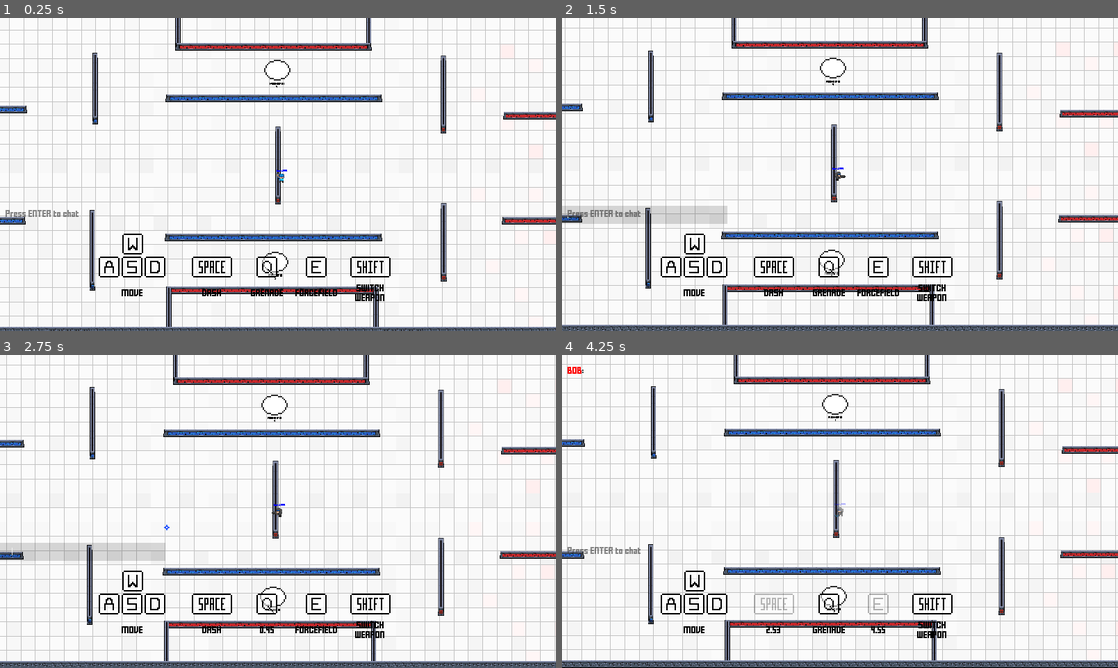
Above: before the commit, frames 1-4 (two rows, left to right).
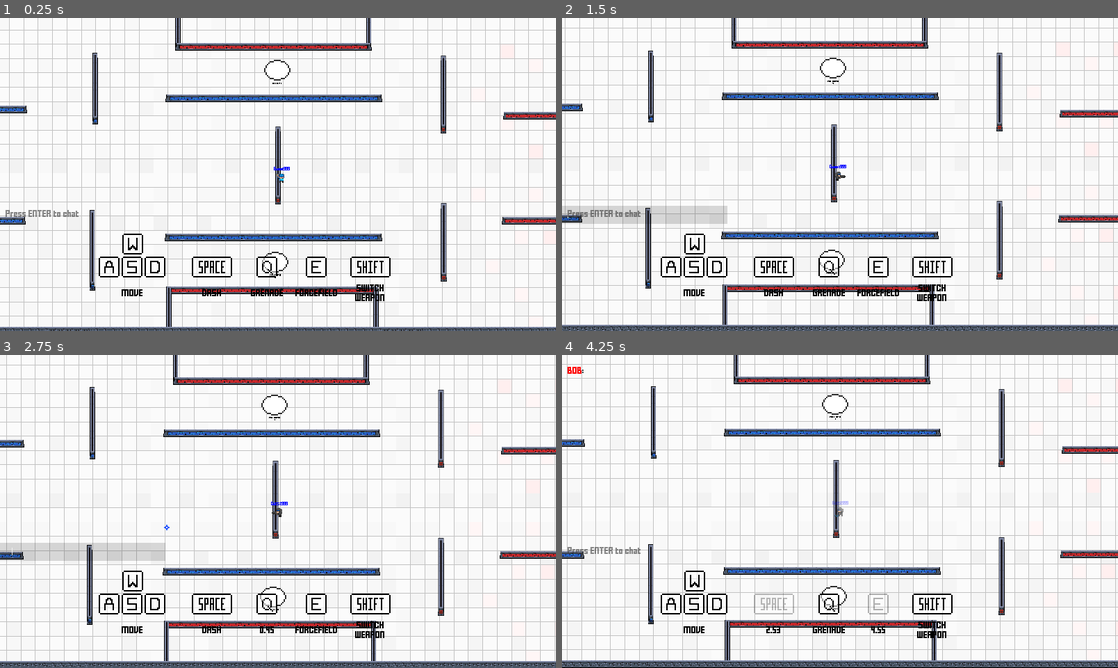
Above: after the commit, the same moments.

Repository: MarshallJDem/SuperCTF
Game: Godot game, scene res://GameContent/Main.tscn
Two runs of this game, one before a commit and one after it. Both use one fixed random seed, a clock stepped at 60 frames per second and the inputs below. This scene is started directly instead of the project's main scene. Sound files missing from this copy of the repository are replaced by a short silence.
Inputs (mouse positions are in pixels of both pictures, inside the frame that each line leads up to):
- Up to frame 1 (0.25 s): no input
- Up to frame 2 (1.5 s): click (645, 215) at 0.52 s; type "12" at 0.6 s; tap Enter at 1.25 s; move the mouse to (962, 158) at 1.27 s; press the mouse at (962, 158) at 1.28 s; hold Right from 1.28 s (still down)
- Up to frame 3 (2.75 s): tap Space at 1.52, 2, 2.27 s; move the mouse to (166, 527) at 2.02 s; release Right at 2.03 s; release the mouse at (166, 527) at 2.03 s; hold Down from 2.03 s (still down); right-click (166, 527) at 2.1 s
- Up to frame 4 (4.25 s): tap Enter at 2.75 s; move the mouse to (895, 442) at 2.77 s; release Down at 2.78 s; hold Right 2.78-3.53 s; hold E 2.78-3.53 s; move the mouse to (812, 574) at 3.52 s; hold Up from 3.53 s (still down); tap Shift at 3.6 s; tap Space at 3.77 s

The runs differ from the first frame. In frame 1, less than 0.1% of the frame differs, in the area x 48-53%, y 20-84%; in frame 2, less than 0.1%; in frame 3, less than 0.1%; in frame 4, less than 0.1%.

Commit message:
Fixed player font

Diff:
--- a/GameContent/Player.tscn
+++ b/GameContent/Player.tscn
@@ -272,11 +272,10 @@
 
 [node name="Label_Name" type="RichTextLabel" parent="Name_Parent"]
 anchor_right = 1.0
-margin_left = -100.0
-margin_top = -21.442
-margin_right = 300.0
-margin_bottom = 0.557999
-rect_scale = Vector2( 0.5, 0.5 )
+margin_left = -199.854
+margin_top = -26.8247
+margin_right = 200.146
+margin_bottom = -4.82474
 rect_clip_content = false
 custom_fonts/normal_font = ExtResource( 14 )
 custom_colors/default_color = Color( 0, 0, 0, 1 )
@@ -285,6 +284,5 @@
 text = "Guest7768"
 scroll_active = false
 __meta__ = {
-"_edit_lock_": true,
 "_edit_use_anchors_": false
 }
--- a/fonts/Pixel_Chat.tres
+++ b/fonts/Pixel_Chat.tres
@@ -3,6 +3,6 @@
 [ext_resource path="res://fonts/pixel.TTF" type="DynamicFontData" id=1]
 
 [resource]
-size = 10
+size = 8
 outline_color = Color( 0.988235, 0.0784314, 0.0313726, 1 )
 font_data = ExtResource( 1 )
